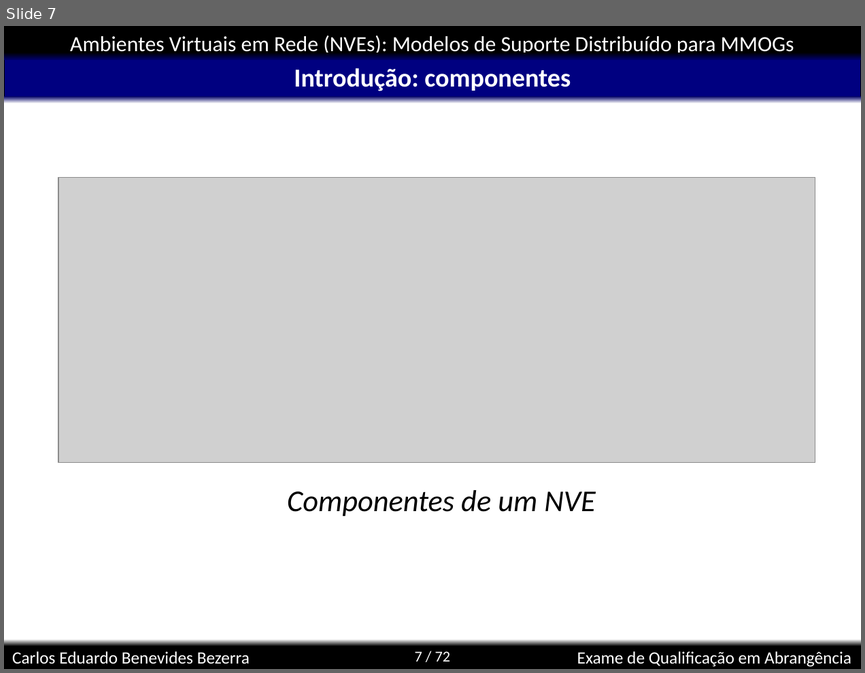
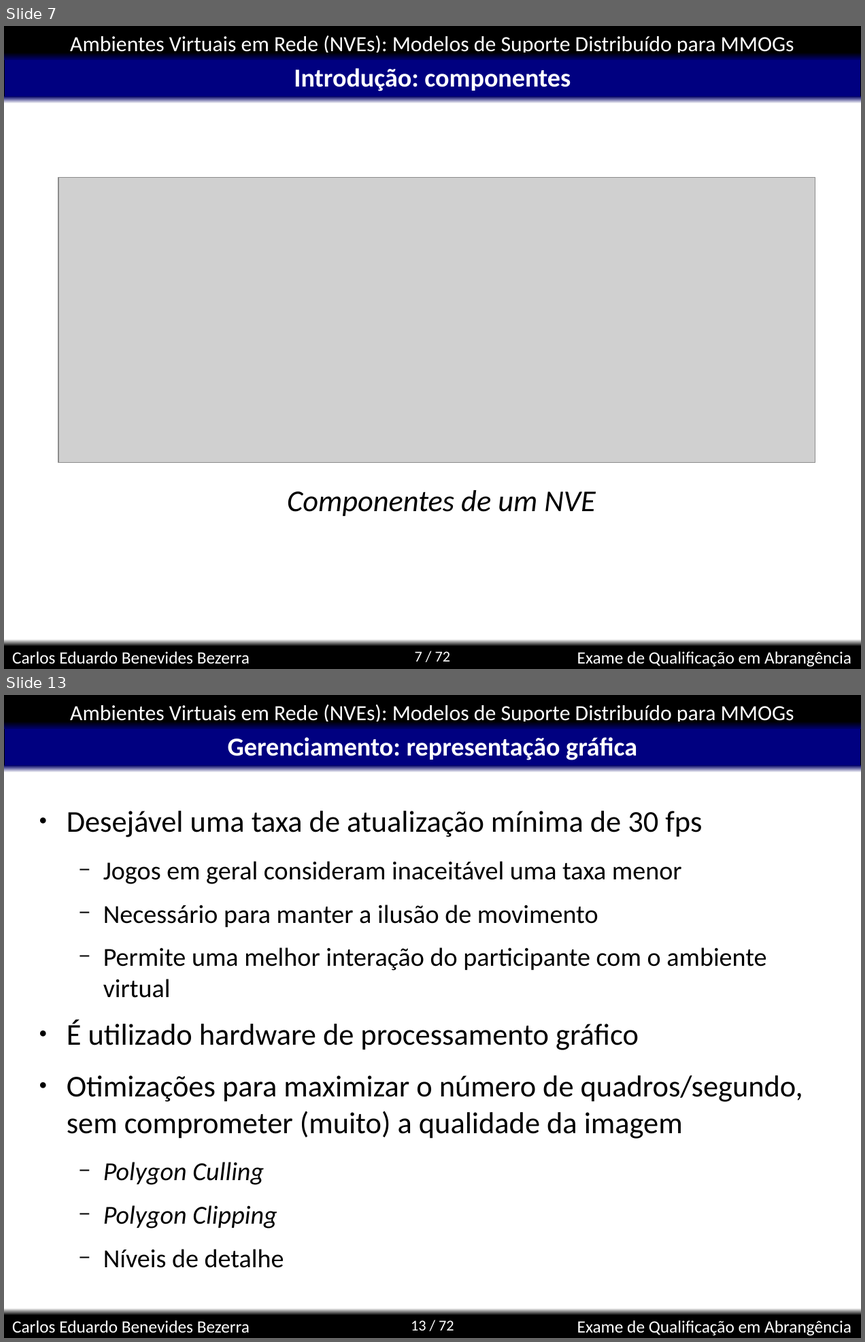
Before and after one commit to kdubezerra/kdubezerra, a slide deck: disciplinas/cmp600/app.ppt. Shown one above the other, each under a label of ours: slide 7 before the commit, slides 7 and 13 after it; the slides between them are not shown. The pictures are 865x673 and 865x1342 pixels, drawn with LibreOffice and Linux fonts; fonts in the diff are those of the drawing; grey boxes stand for pictures; background and template pictures are left out. Boxes give left, top, right and bottom in pixels: in the first picture for what was removed or moved away, otherwise in the second. Text is boxed around its words. In the diff, an @@ line names an element or a change of style, - is before the commit and + after.

```diff
--- a/disciplinas/cmp600/app.ppt
+++ b/disciplinas/cmp600/app.ppt
@@ slide 13 added at <box>4,695,861,1338</box>, background #FFFFFF; not listed: 8 template elements that a slide beside it also shows @@
@@ title added at <box>228,737,637,760</box>, 24 pt, text #FFFFFF, bold @@
+Gerenciamento: representação gráfica
@@ text added at <box>67,811,803,1268</box>, 24 pt, text #000000 @@
+● Desejável uma taxa de atualização mínima de 30 fps
+  − Jogos em geral consideram inaceitável uma taxa menor
+  − Necessário para manter a ilusão de movimento
+  − Permite uma melhor interação do participante com o ambiente virtual
+● É utilizado hardware de processamento gráfico
+● Otimizações para maximizar o número de quadros/segundo, sem comprometer (muito) a qualidade da imagem
+  − Polygon Culling
+  − Polygon Clipping
+  − Níveis de detalhe
```
Also in this commit, not shown: 1 slide changed, 8 other slides added, 1 slide removed, 3 other files.
